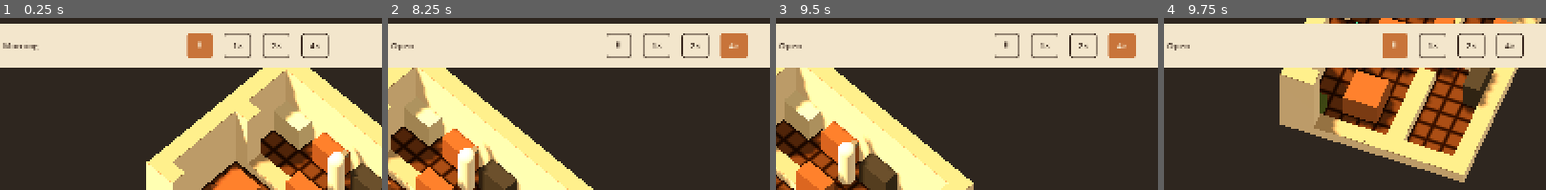
Above: before the commit, frames 1-4 (left to right).
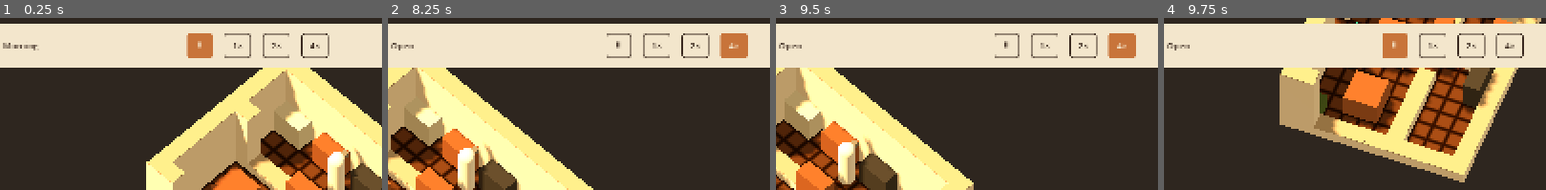
Above: after the commit, the same moments.

Repository: jaredbahr/foolskitchen
Game: Godot game, scene res://src/world/main.tscn
The game is run twice, just before and just after one commit, with the same random seed, the same clock (stepped at 60 frames per second) and the same inputs.
Inputs (mouse positions are % of the whole screen's width and height, from its top left):
- Up to frame 1 (0.25 s): no input
- Up to frame 2 (8.25 s): click "Walls: Cutaway" at 0.5 s; click "Walls: Down" at 1.25 s; click "Walls: Up" at 2 s; click "⏸" at 2.75 s; click "1×" at 3.5 s; click "2×" at 4.25 s; click "4×" at 5 s; click "Open shop" at 5.75 s; tap Enter at 6.5 s; move the mouse to (72, 56) at 6.52 s; hold D 6.53-7.25 s; hold 1 (speed_1) 6.53-7.25 s; click (72, 56) at 6.67 s; drag from (30, 69) to (45, 88) at 7.27 s; tap Space (speed_pause) at 8 s; move the mouse to (60, 35) at 8.02 s; hold D from 8.03 s (still down); hold 3 (speed_4) from 8.03 s (still down)
- Up to frame 3 (9.5 s): release D at 8.75 s; release 3 (speed_4) at 8.75 s; tap Enter at 8.75 s; drag from (45, 88) to (20, 44) at 8.77 s
- Up to frame 4 (9.75 s): tap Space (speed_pause) at 9.5 s; move the mouse to (80, 81) at 9.52 s; hold A from 9.53 s (still down); tap E at 9.6 s
The pictures show only the part of the screen within x 11-61%, y 0-50%; the shares and areas given below are measured in that part.

Frames 1-3 are identical in both runs. In frame 4, 0.4% of the frame differs, in the area x 43-50%, y 0-42%.

Commit message:
Keep street entry cells out of room cutaway rays

Diff:
--- a/src/world/shop_view.gd
+++ b/src/world/shop_view.gd
@@ -173,7 +173,7 @@
 	var direction: Vector2i = AWAY_FROM_CAMERA[_camera_quarter]
 	for distance: int in range(1, 3):
 		var terrain: SimGrid.Terrain = world.grid.terrain(cell + direction * distance)
-		if terrain == SimGrid.Terrain.FLOOR or terrain == SimGrid.Terrain.ENTRY:
+		if terrain == SimGrid.Terrain.FLOOR:
 			return true
 	return false
 
--- a/tests/world/test_readability.gd
+++ b/tests/world/test_readability.gd
@@ -7,8 +7,8 @@
 ## Exact Tier 1 sets, enumerated from the ASCII layout's two-cell diagonal rays.
 const LOWERED: Array[String] = [
 	"13,2;13,3;2,4;3,4;4,4;8,4;9,4;10,4;11,4;12,4;13,4;13,5;13,6;13,7;13,8;13,9;2,10;3,10;4,10;5,10;8,10;9,10;10,10;11,10;12,10;13,10",
-	"2,0;3,0;4,0;5,0;6,0;7,0;8,0;9,0;10,0;11,0;12,0;13,0;13,1;13,2;13,3;2,4;3,4;4,4;8,4;9,4;10,4;11,4;12,4;13,4;13,5;13,6;13,7;13,8;8,10",
-	"0,0;1,0;2,0;3,0;4,0;5,0;6,0;7,0;8,0;9,0;10,0;11,0;0,1;0,2;0,3;0,4;1,4;2,4;3,4;4,4;8,4;9,4;10,4;11,4;0,5;0,6;0,7;0,8;5,10",
+	"2,0;3,0;4,0;5,0;6,0;7,0;8,0;9,0;10,0;11,0;12,0;13,0;13,1;13,2;13,3;2,4;3,4;4,4;8,4;9,4;10,4;11,4;12,4;13,4;13,5;13,6;13,7;13,8",
+	"0,0;1,0;2,0;3,0;4,0;5,0;6,0;7,0;8,0;9,0;10,0;11,0;0,1;0,2;0,3;0,4;1,4;2,4;3,4;4,4;8,4;9,4;10,4;11,4;0,5;0,6;0,7;0,8",
 	"0,2;0,3;0,4;1,4;2,4;3,4;4,4;8,4;9,4;10,4;11,4;0,5;0,6;0,7;0,8;0,9;0,10;1,10;2,10;3,10;4,10;5,10;8,10;9,10;10,10;11,10",
 ]
 
@@ -56,6 +56,20 @@
 	assert_true(_view.lowered_wall_cells().has(Vector2i(3, 3)), "floor two diagonal cells away")
 	grid.set_terrain(Vector2i(1, 1), SimGrid.Terrain.OUTSIDE)
 	assert_false(_view.lowered_wall_cells().has(Vector2i(3, 3)), "floor three cells away does not qualify")
+
+
+func test_street_entry_cells_alone_do_not_lower_a_wall() -> void:
+	var grid: SimGrid = SimGrid.from_ascii(PackedStringArray(["E  ", " E ", "  #"]))
+	_view = VIEW.instantiate() as ShopView
+	_view.show_world(SimWorld.new(grid))
+	var wall: MeshInstance3D = _view.get_node("Walls").get_child(0) as MeshInstance3D
+	assert_true(_view.lowered_wall_cells().is_empty(), "street entries at both ray distances are not room floor")
+	assert_almost_eq((wall.mesh as BoxMesh).size.y, 2.4)
+	assert_not_null(_view.floor_mesh.mesh, "street entries remain rendered")
+	grid.set_terrain(Vector2i(1, 1), SimGrid.Terrain.FLOOR)
+	assert_eq(_view.lowered_wall_cells(), [Vector2i(2, 2)] as Array[Vector2i])
+	var rebuilt_wall: MeshInstance3D = _view.get_node("Walls").get_child(0) as MeshInstance3D
+	assert_almost_eq((rebuilt_wall.mesh as BoxMesh).size.y, 0.35)
 
 
 func test_c_key_cycles_up_cutaway_down_up_and_ignores_echo_release() -> void:
